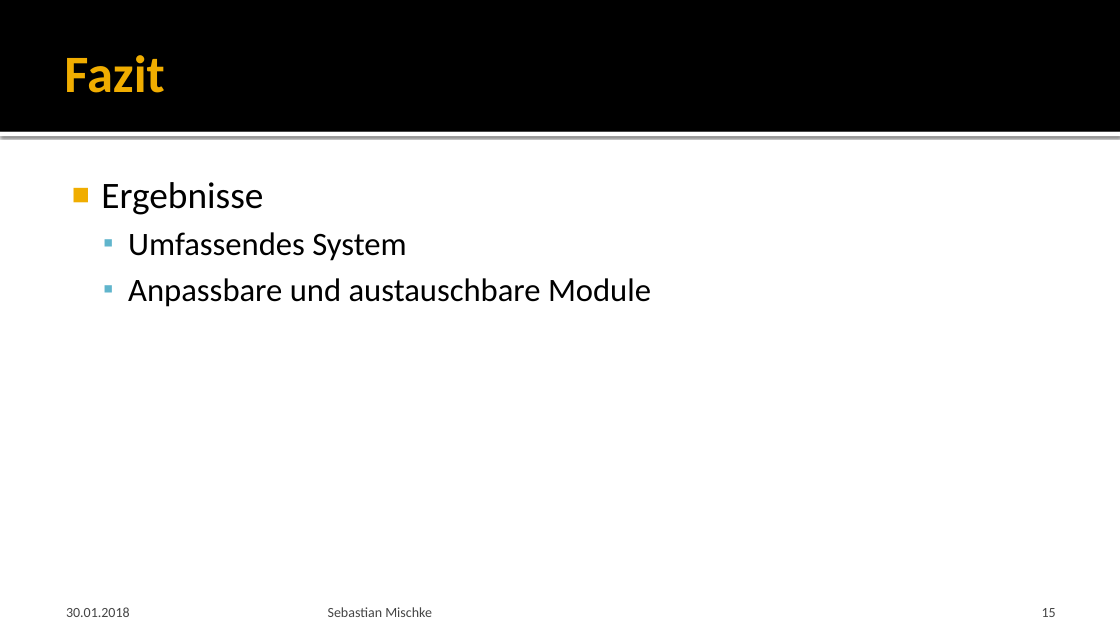
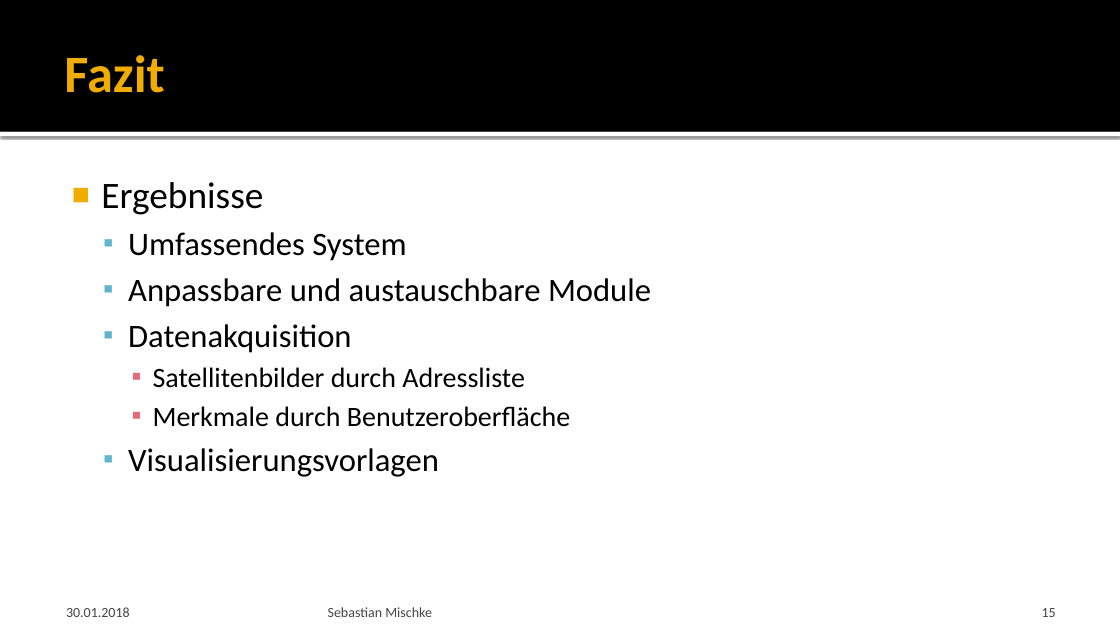
Before and after one commit to Saritus/bachelor-thesis, a slide deck: slide 15 of docs/verteidigung/Verteidigung.pptx. Drawn at 1120x630 pixels with LibreOffice and Linux fonts; fonts in the diff are those of the drawing; background and template pictures are left out. Boxes give left, top, right and bottom in pixels: in the first picture for what was removed or moved away, otherwise in the second. Text is boxed around its words. In the diff, an @@ line names an element or a change of style, - is before the commit and + after.

```diff
--- a/docs/verteidigung/Verteidigung.pptx
+++ b/docs/verteidigung/Verteidigung.pptx
@@ text at (128, 324, 570, 477): paragraphs added @@
+  ▪ Datenakquisition
+    ▪ Satellitenbilder durch Adressliste
+    ▪ Merkmale durch Benutzeroberfläche
+  ▪ Visualisierungsvorlagen
```
Also in this commit, not shown: 2 other slides changed.
